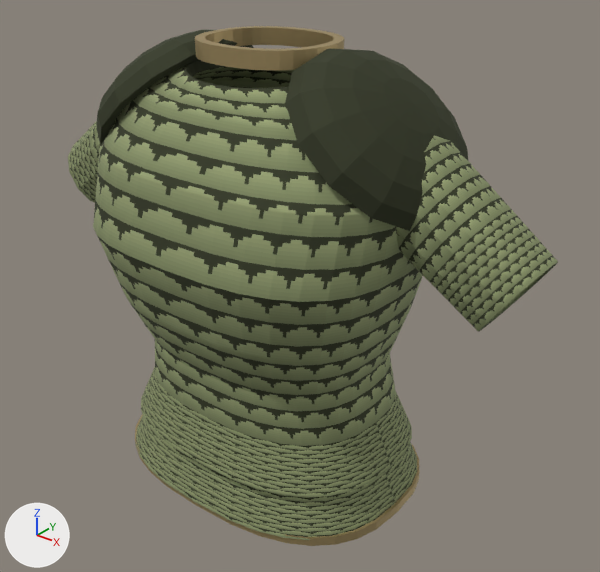
A saved change to the Blender file projects/hichaukitoden-game/assets/authoring/items/scale_mail.blend.
The view is the same before and after, from a camera (50 mm lens) standing at (2.49, -2.9, 1.82) and looking at (0.16, 0.02, 0.01). Arrows for +X, +Y and +Z are at lower left; the lights stay in place. The older version comes first.

Script lines for the objects in view, before the commit:
```python
me_d_skirt0 = bpy.data.meshes.new('D_Skirt0')
me_d_skirt0.from_pydata(...)  # 64 vertices, 32 faces; spans x -0.73..0.73, y -0.55..0.51, z -0.8..-0.5
me_d_skirt0.materials.append(mat_scale_mail_body)  # picture img_scale_mail_body_png
me_d_skirt1 = bpy.data.meshes.new('D_Skirt1')
me_d_skirt1.from_pydata(...)  # 64 vertices, 32 faces; spans x -0.77..0.77, y -0.6..0.56, z -1.02..-0.72
me_d_skirt1.materials.append(mat_scale_mail_body)  # picture img_scale_mail_body_png
me_f_pauldron0 = bpy.data.meshes.new('F_Pauldron0')
me_f_pauldron0.from_pydata(...)  # 71 vertices, 70 faces; spans x -0.46..0.46, y -0.448..0.448, z 0.0..0.24
me_f_pauldron0.materials.append(mat_scale_mail_body)  # picture img_scale_mail_body_png
ob_d_skirt0 = bpy.data.objects.new('D_Skirt0', me_d_skirt0)
ob_d_skirt0.parent = ob_item_scale_mail
ob_d_skirt0.location = (0.0, 0.0, 0.0)
_m = ob_d_skirt0.modifiers.new('Thickness', 'SOLIDIFY')
_m.thickness = 0.04
_m.use_even_offset = True
ob_d_skirt1 = bpy.data.objects.new('D_Skirt1', me_d_skirt1)
ob_d_skirt1.parent = ob_item_scale_mail
ob_d_skirt1.location = (0.0, 0.0, 0.0)
_m = ob_d_skirt1.modifiers.new('Thickness', 'SOLIDIFY')
_m.thickness = 0.04
_m.use_even_offset = True
ob_f_pauldron0 = bpy.data.objects.new('F_Pauldron0', me_f_pauldron0)
ob_f_pauldron0.parent = ob_item_scale_mail
ob_f_pauldron0.location = (0.6, 0.0, 0.84)
ob_f_pauldron0.rotation_euler = (0.0, 0.733, 0.0)  # degrees (0, 42, 0)
_m = ob_f_pauldron0.modifiers.new('Thickness', 'SOLIDIFY')
_m.thickness = 0.04
_m.use_even_offset = True
_m = ob_f_pauldron0.modifiers.new('MirrorX', 'MIRROR')
_m.mirror_object = ob_item_scale_mail
# also in view: 'A_Torso' at (0.0, -0.1, 0.25); 'F_Sleeve' at (0.0, 0.0, 0.55); 'B_HemTrim' at (0.0, -0.02, -1.01); 'B_NeckTrim' at (0.0, 0.0, 1.16)
```
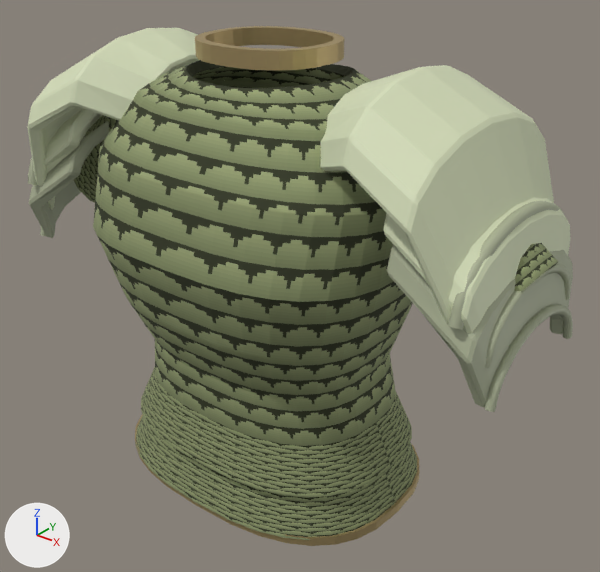
What changed in the scene script:
```text
Add cu_k_lamelip1:
    cu_k_lamelip1 = bpy.data.curves.new('K_LameLip1', 'CURVE')
    cu_k_lamelip1.dimensions = '3D'
    _sp = cu_k_lamelip1.splines.new('BEZIER'); _sp.bezier_points.add(8)
    _sp.bezier_points.foreach_set('co', [1.397, -0.37, 0.01, 1.397, -0.342, 0.102, 1.397, -0.262, 0.18, 1.397, -0.142, 0.232, 1.397, 0.0, 0.25, 1.397, 0.142, 0.232, 1.397, 0.262, 0.18, 1.397, 0.342, 0.102, 1.397, 0.37, 0.01])
    _sp.bezier_points.foreach_set('handle_left', [1.397, -0.381, -0.0259, 1.397, -0.361, 0.0698, 1.397, -0.298, 0.155, 1.397, -0.191, 0.218, 1.397, -0.0557, 0.25, 1.397, 0.0879, 0.247, 1.397, 0.219, 0.208, 1.397, 0.319, 0.139, 1.397, 0.359, 0.0459])
    _sp.bezier_points.foreach_set('handle_right', [1.397, -0.359, 0.0459, 1.397, -0.319, 0.139, 1.397, -0.219, 0.208, 1.397, -0.0879, 0.247, 1.397, 0.0557, 0.25, 1.397, 0.191, 0.218, 1.397, 0.298, 0.155, 1.397, 0.361, 0.0698, 1.397, 0.381, -0.0259])
    for _p, _l, _r in zip(_sp.bezier_points, ['AUTO', 'AUTO', 'AUTO', 'AUTO', 'AUTO', 'AUTO', 'AUTO', 'AUTO', 'AUTO'], ['AUTO', 'AUTO', 'AUTO', 'AUTO', 'AUTO', 'AUTO', 'AUTO', 'AUTO', 'AUTO']): _p.handle_left_type = _l; _p.handle_right_type = _r
    _sp.resolution_u = 4
    cu_k_lamelip1.materials.append(mat_scale_mail_shoulder_overlap)  # greyish green #a9af92
    cu_k_lamelip1.bevel_resolution = 1
    cu_k_lamelip1.bevel_depth = 0.022
    cu_k_lamelip1.resolution_u = 4
    cu_k_lamelip1.render_resolution_u = 4
    cu_k_lamelip1.fill_mode = 'FULL'
    cu_k_lamelip1.use_fill_caps = True
Add cu_k_lamelip0:
    cu_k_lamelip0 = bpy.data.curves.new('K_LameLip0', 'CURVE')
    cu_k_lamelip0.dimensions = '3D'
    _sp = cu_k_lamelip0.splines.new('BEZIER'); _sp.bezier_points.add(8)
    _sp.bezier_points.foreach_set('co', [1.362, -0.37, 0.19, 1.362, -0.342, 0.282, 1.362, -0.262, 0.36, 1.362, -0.142, 0.412, 1.362, 0.0, 0.43, 1.362, 0.142, 0.412, 1.362, 0.262, 0.36, 1.362, 0.342, 0.282, 1.362, 0.37, 0.19])
    _sp.bezier_points.foreach_set('handle_left', [1.362, -0.381, 0.154, 1.362, -0.361, 0.25, 1.362, -0.298, 0.335, 1.362, -0.191, 0.398, 1.362, -0.0557, 0.43, 1.362, 0.0879, 0.427, 1.362, 0.219, 0.388, 1.362, 0.319, 0.319, 1.362, 0.359, 0.226])
    _sp.bezier_points.foreach_set('handle_right', [1.362, -0.359, 0.226, 1.362, -0.319, 0.319, 1.362, -0.219, 0.388, 1.362, -0.0879, 0.427, 1.362, 0.0557, 0.43, 1.362, 0.191, 0.398, 1.362, 0.298, 0.335, 1.362, 0.361, 0.25, 1.362, 0.381, 0.154])
    for _p, _l, _r in zip(_sp.bezier_points, ['AUTO', 'AUTO', 'AUTO', 'AUTO', 'AUTO', 'AUTO', 'AUTO', 'AUTO', 'AUTO'], ['AUTO', 'AUTO', 'AUTO', 'AUTO', 'AUTO', 'AUTO', 'AUTO', 'AUTO', 'AUTO']): _p.handle_left_type = _l; _p.handle_right_type = _r
    _sp.resolution_u = 4
    cu_k_lamelip0.materials.append(mat_scale_mail_shoulder_overlap)  # greyish green #a9af92
    cu_k_lamelip0.bevel_resolution = 1
    cu_k_lamelip0.bevel_depth = 0.022
    cu_k_lamelip0.resolution_u = 4
    cu_k_lamelip0.render_resolution_u = 4
    cu_k_lamelip0.fill_mode = 'FULL'
    cu_k_lamelip0.use_fill_caps = True
Add cu_k_raisedlip:
    cu_k_raisedlip = bpy.data.curves.new('K_RaisedLip', 'CURVE')
    cu_k_raisedlip.dimensions = '3D'
    _sp = cu_k_raisedlip.splines.new('BEZIER'); _sp.bezier_points.add(8)
    _sp.bezier_points.foreach_set('co', [1.272, -0.47, 0.37, 1.272, -0.434, 0.481, 1.272, -0.332, 0.575, 1.272, -0.18, 0.638, 1.272, 0.0, 0.66, 1.272, 0.18, 0.638, 1.272, 0.332, 0.575, 1.272, 0.434, 0.481, 1.272, 0.47, 0.37])
    _sp.bezier_points.foreach_set('handle_left', [1.272, -0.484, 0.327, 1.272, -0.459, 0.443, 1.272, -0.378, 0.546, 1.272, -0.242, 0.622, 1.272, -0.0707, 0.66, 1.272, 0.111, 0.656, 1.272, 0.278, 0.61, 1.272, 0.405, 0.527, 1.272, 0.456, 0.413])
    _sp.bezier_points.foreach_set('handle_right', [1.272, -0.456, 0.413, 1.272, -0.405, 0.527, 1.272, -0.278, 0.61, 1.272, -0.111, 0.656, 1.272, 0.0707, 0.66, 1.272, 0.242, 0.622, 1.272, 0.378, 0.546, 1.272, 0.459, 0.443, 1.272, 0.484, 0.327])
    for _p, _l, _r in zip(_sp.bezier_points, ['AUTO', 'AUTO', 'AUTO', 'AUTO', 'AUTO', 'AUTO', 'AUTO', 'AUTO', 'AUTO'], ['AUTO', 'AUTO', 'AUTO', 'AUTO', 'AUTO', 'AUTO', 'AUTO', 'AUTO', 'AUTO']): _p.handle_left_type = _l; _p.handle_right_type = _r
    _sp.resolution_u = 4
    cu_k_raisedlip.materials.append(mat_scale_mail_shoulder_overlap)  # greyish green #a9af92
    cu_k_raisedlip.bevel_resolution = 1
    cu_k_raisedlip.bevel_depth = 0.03
    cu_k_raisedlip.resolution_u = 4
    cu_k_raisedlip.render_resolution_u = 4
    cu_k_raisedlip.fill_mode = 'FULL'
    cu_k_raisedlip.use_fill_caps = True
Change ob_f_pauldron0:
    add ob_f_pauldron0.hide_render = True
Add ob_k_lamelip1:
    ob_k_lamelip1 = bpy.data.objects.new('K_LameLip1', cu_k_lamelip1)  # modifiers MIRROR
    ob_k_lamelip1.parent = ob_item_scale_mail
    ob_k_lamelip1.location = (0.0, 0.0, 0.0)
Add ob_k_overlappinglame1:
    ob_k_overlappinglame1 = bpy.data.objects.new('K_OverlappingLame1', me_k_overlappinglame1)  # 128 vertices, 136 faces; spans x 0.926..1.383, y -0.474..0.474, z 0.007..0.723; in mat_scale_mail_shoulder_overlap (greyish green #a9af92); modifiers MIRROR
    ob_k_overlappinglame1.parent = ob_item_scale_mail
    ob_k_overlappinglame1.location = (0.0, 0.0, 0.0)
Add ob_k_lamelip0:
    ob_k_lamelip0 = bpy.data.objects.new('K_LameLip0', cu_k_lamelip0)  # modifiers MIRROR
    ob_k_lamelip0.parent = ob_item_scale_mail
    ob_k_lamelip0.location = (0.0, 0.0, 0.0)
Add ob_k_overlappinglame0:
    ob_k_overlappinglame0 = bpy.data.objects.new('K_OverlappingLame0', me_k_overlappinglame0)  # 128 vertices, 136 faces; spans x 0.902..1.348, y -0.474..0.474, z 0.187..0.883; in mat_scale_mail_shoulder_shell (green #d6deba); modifiers MIRROR
    ob_k_overlappinglame0.parent = ob_item_scale_mail
    ob_k_overlappinglame0.location = (0.0, 0.0, 0.0)
Add ob_k_raisedlip:
    ob_k_raisedlip = bpy.data.objects.new('K_RaisedLip', cu_k_raisedlip)  # modifiers MIRROR
    ob_k_raisedlip.parent = ob_item_scale_mail
    ob_k_raisedlip.location = (0.0, 0.0, 0.0)
Add ob_k_crowningshoulder:
    ob_k_crowningshoulder = bpy.data.objects.new('K_CrowningShoulder', me_k_crowningshoulder)  # 172 vertices, 180 faces; spans x 0.505..1.255, y -0.563..0.563, z 0.362..1.166; in mat_scale_mail_shoulder_shell (green #d6deba); modifiers MIRROR
    ob_k_crowningshoulder.parent = ob_item_scale_mail
    ob_k_crowningshoulder.location = (0.0, 0.0, 0.0)
```

Boxes (x1, y1, x2, y2) around the edits, measured in the pictures (600 x 572 px):
'K_CrowningShoulder', added: after (27, 28, 554, 323)
'F_Pauldron0', hidden: before (96, 30, 468, 231)
'K_OverlappingLame1', added: after (29, 121, 573, 407)
'K_OverlappingLame0', added: after (30, 108, 570, 333)
'K_RaisedLip', added: after (28, 159, 564, 329)
'K_LameLip1', added: after (40, 227, 573, 412)
'K_LameLip0', added: after (485, 263, 571, 368)
'F_Sleeve', unchanged, covered by the edit: before (68, 109, 558, 332); after (74, 115, 558, 292)
